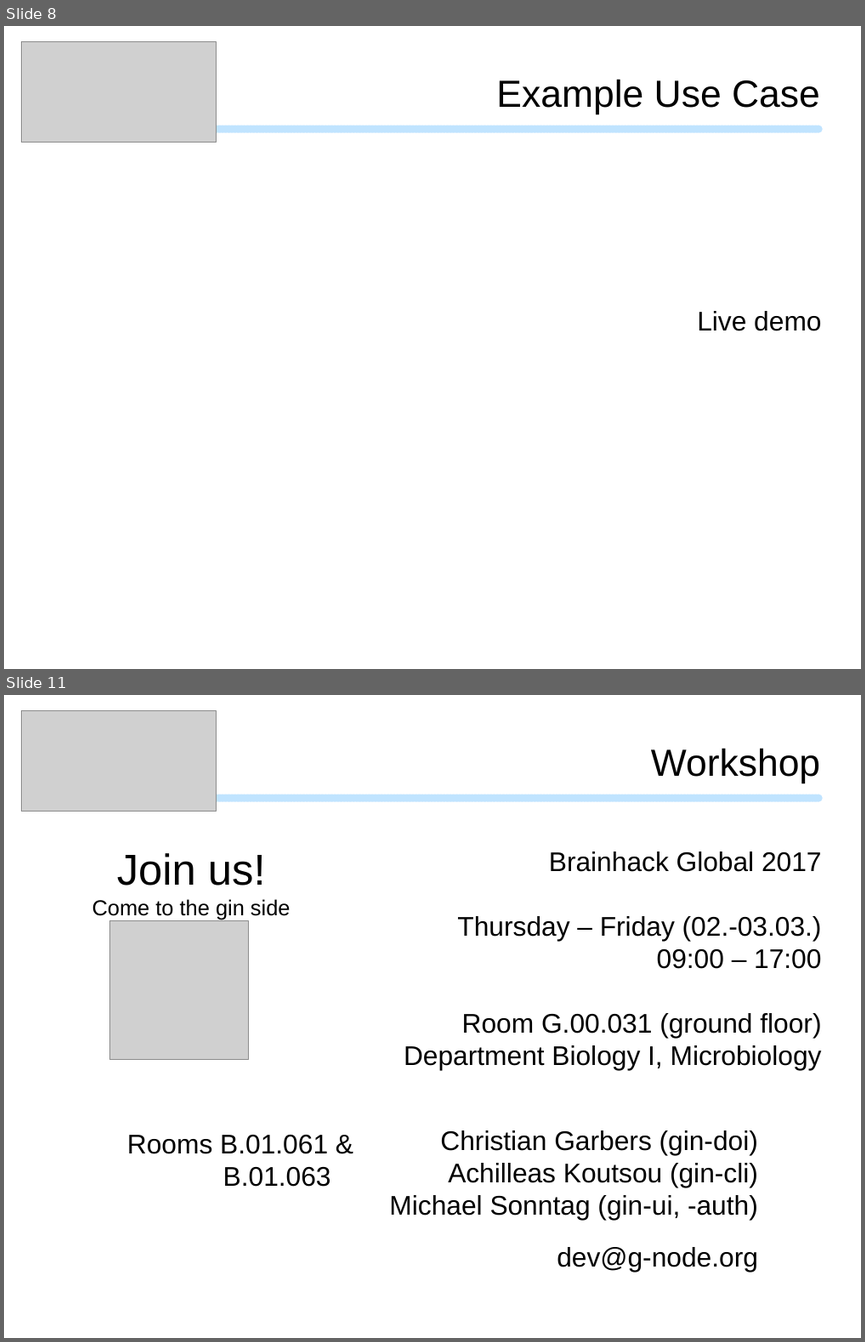
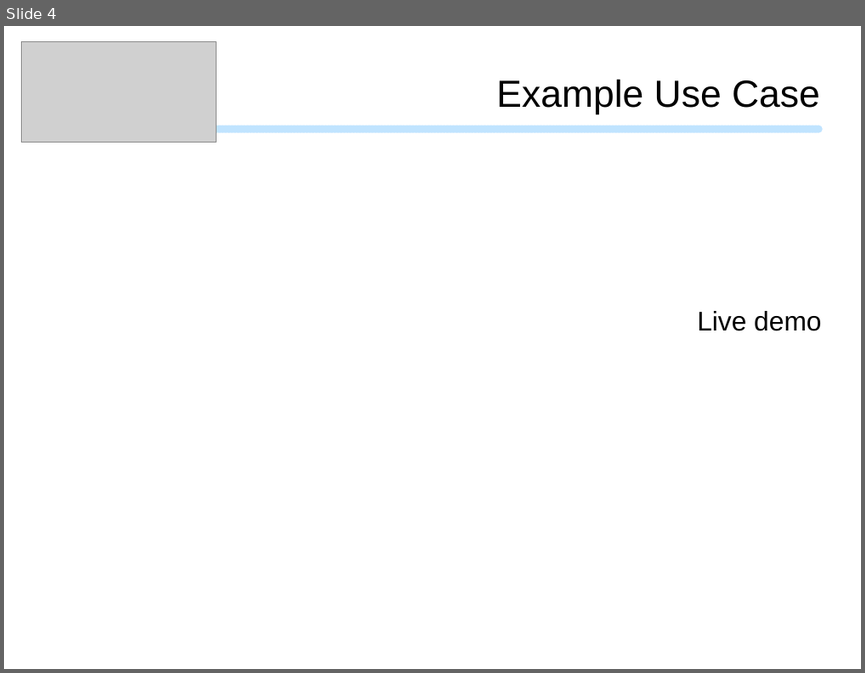
Before and after one commit to mpsonntag/prespost, a slide deck: 201911b_CNS_Seminar/201911_CNS_Seminar.odp. Shown one above the other, each under a label of ours: slides 8 and 11 before the commit, slide 4 after it; the slides between them are not shown. The pictures are 865x1342 and 865x673 pixels, drawn with LibreOffice and Linux fonts; fonts in the diff are those of the drawing; grey boxes stand for pictures; background and template pictures are left out. Boxes give left, top, right and bottom in pixels: in the first picture for what was removed or moved away, otherwise in the second. Text is boxed around its words. In the diff, an @@ line names an element or a change of style, - is before the commit and + after.

```diff
--- a/201911b_CNS_Seminar/201911_CNS_Seminar.odp
+++ b/201911b_CNS_Seminar/201911_CNS_Seminar.odp
@@ slide 11 removed at [4,695,861,1338], background #FFFFFF; not listed: 1 template element that a slide beside it also shows @@
@@ picture removed at [21,710,216,811] @@
@@ text removed at [651,748,820,783] @@
-Workshop
@@ text removed at [92,853,290,919] @@
-Join us!
-Come to the gin side
@@ text removed at [404,851,822,1070] @@
-Brainhack Global 2017
-Thursday – Friday (02.-03.03.)
-09:00 – 17:00
-Room G.00.031 (ground floor)
-Department Biology I, Microbiology
@@ picture removed at [109,920,248,1059] @@
@@ text removed at [127,1134,331,1186] @@
-Rooms B.01.061 &
-B.01.063
@@ text removed at [389,1130,758,1219] @@
-Christian Garbers (gin-doi)
-Achilleas Koutsou (gin-cli)
-Michael Sonntag (gin-ui, -auth)
@@ text removed at [556,1247,758,1270] @@
-dev@g-node.org
@@ what was slide 8 is now slide 4 @@
```
Also in this commit, not shown: 5 slides changed, 1 slide added, 5 other slides removed, 1 other file.
